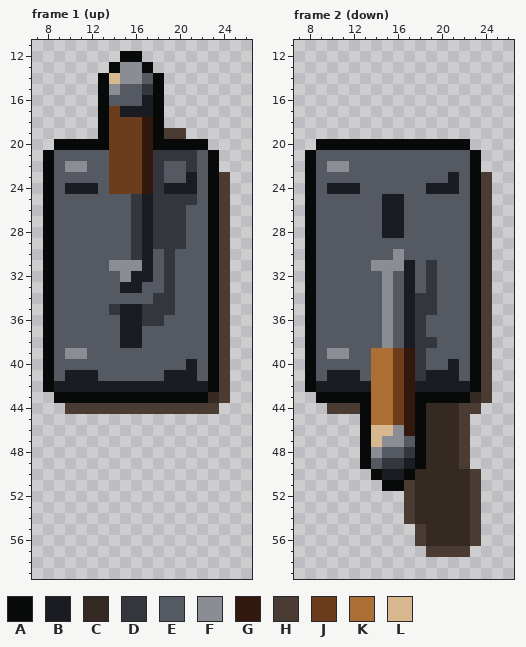
Two versions of one pixel-art file, projects/006_delve/art/deco_lever_front.aseprite. The picture above was drawn from the file before the commit.
32x64 pixels, 2 frames. Colours within 5 levels of each other are drawn and written as one. Shown: frame 1 (up): x 7..26, y 11..59; frame 2 (down): x 7..26, y 11..59.
Palette (. is transparent): A #070a08  B #1a1c21  C #352a23  D #33363d  E #555962  F #8a8d94  G #33190d  H #4a3c32  J #6c3d1c  K #ab6f33  L #d8b88e
After the commit:
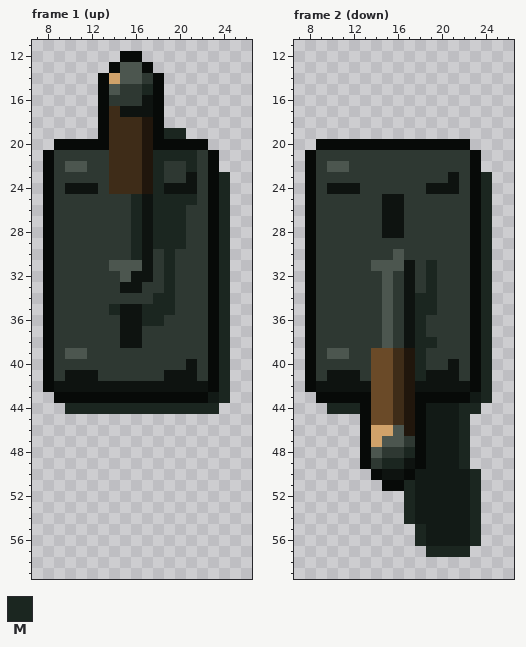
Colours new in this view: M #1b2620
Change:
colour B: #1a1c21 -> #0e1310
colour C: #352a23 -> #121a16
colour E: #555962 -> #2e3832
colour F: #8a8d94 -> #4c564f
colour G: #33190d -> #20160c
colour J: #6c3d1c -> #3e2c18
colour K: #ab6f33 -> #6a4a28
colour L: #d8b88e -> #d0a26a
Changed rows in their new state; - is a pixel that keeps its letter.
Frame 1 (up), layers "objeto", "sombra":
first column x 17:
15 M
first column x 10:
19 ---------MM----
21 --------MMMM---
22 --------M--M---
23 --------M-----M
24 --------M-----M
25 ------M-MMMM--M
26 ------M-MMM---M
27 ------M-MMM---M
28 ------M-MMM---M
29 ------M-MMM---M
30 ------M--M----M
31 ---------M----M
32 ---------M----M
33 ---------M----M
34 --------MM----M
35 ----M--MMM----M
36 -------MM-----M
37 --------------M
38 --------------M
39 --------------M
40 --------------M
41 --------------M
42 --------------M
43 --------------M
44 MMMMMMMMMMMMMM-
Frame 2 (down), layers "objeto", "sombra":
first column x 10:
23 --------------M
24 --------------M
25 --------------M
26 --------------M
27 --------------M
28 --------------M
29 --------------M
30 --------------M
31 ---------M----M
32 ---------M----M
33 ---------M----M
34 --------MM----M
35 --------MM----M
36 --------M-----M
37 --------M-----M
38 --------MM----M
39 --------M-----M
40 --------M-----M
41 --------M-----M
42 --------------M
43 --------------M
44 MMM---------MM-
45 ------------M--
46 ------------M--
47 ------------M--
48 -------M----M--
49 -----MM-----M--
50 -------------M-
51 -------M-----M-
52 -------M-----M-
53 -------M-----M-
54 -------M-----M-
55 --------M----M-
56 --------M----M-
57 ---------MMMM--
Boxes around the changes in both pictures, in picture pixels (x1, y1, x2, y2):
changed: (54, 62, 230, 414)
changed: (316, 150, 492, 557)
